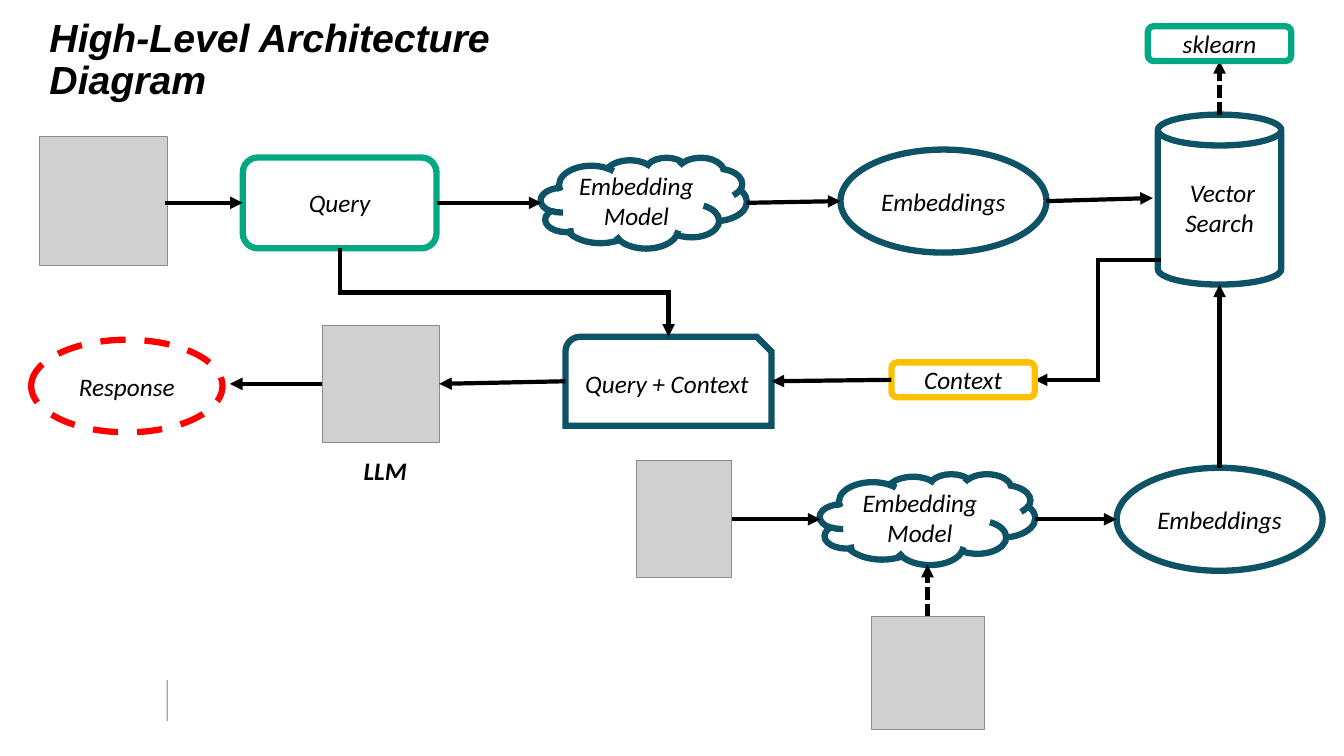
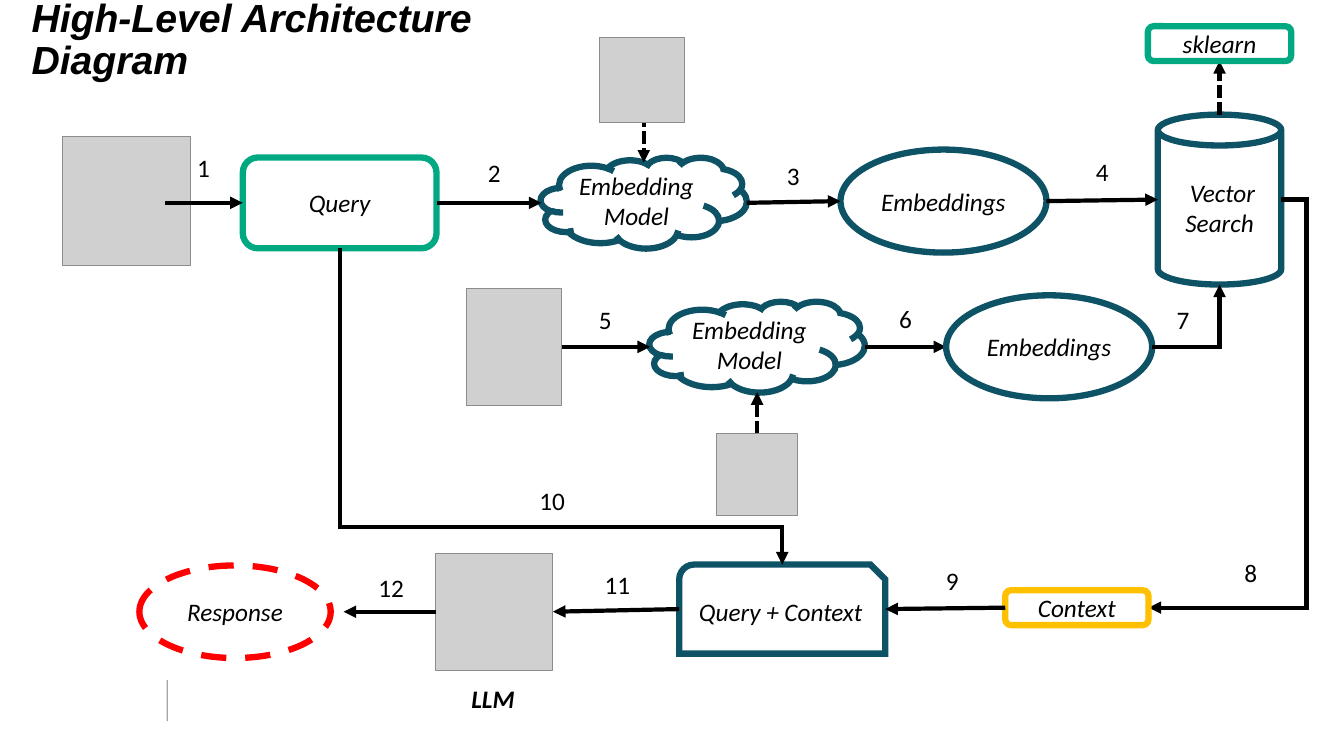
Before and after one commit to miguelsa12/rag-project, a slide deck: slide 5 of slides/architecture.pptx. Drawn at 1344x756 pixels with LibreOffice and Linux fonts; fonts in the diff are those of the drawing; grey boxes stand for pictures; background and template pictures are left out. Boxes give left, top, right and bottom in pixels: in the first picture for what was removed or moved away, otherwise in the second. Text is boxed around its words. In the diff, an @@ line names an element or a change of style, - is before the commit and + after.

```diff
--- a/slides/architecture.pptx
+++ b/slides/architecture.pptx
@@ title "High-Level Architecture Diagram": place and size @@
-title "High-Level Architecture Diagram" at (49,23,490,102)
+title "High-Level Architecture Diagram" at (32,3,472,82)
@@ picture added at (600,37,685,122) @@
@@ arrow added from (644, 115) to (644, 162), #000000 3 pt dashed @@
@@ picture: place and size @@
-picture at (39,137,168,266)
+picture at (63,137,192,266)
@@ text added at (197,160,210,177), 18 pt, text #000000 @@
+1
@@ text added at (488,165,501,182), 18 pt, text #000000 @@
+2
@@ text added at (787,168,800,185), 18 pt, text #000000 @@
+3
@@ text added at (1096,164,1109,181), 18 pt, text #000000 @@
+4
@@ arrow moved from (1047, 202) - (1153, 198) to (1047, 202) - (1158, 200) @@
@@ elbow arrow moved from (1162, 260) - (1035, 380) to (1281, 200) - (1149, 608) @@
@@ elbow arrow moved from (340, 248) - (668, 337) to (340, 248) - (782, 565) @@
@@ 1 picture, 1 cloud, 1 ellipse: place and size @@
-1 picture, 1 cloud, 1 ellipse at (636,461,1323,578)
+1 picture, 1 cloud, 1 ellipse at (466,288,1152,405)
@@ elbow arrow added from (1152, 347) to (1220, 284), #000000 3 pt @@
@@ arrow removed from (1220, 468) to (1220, 284) @@
@@ text added at (599,312,612,329), 18 pt, text #000000 @@
+5
@@ text added at (899,311,912,329), 18 pt, text #000000 @@
+6
@@ text added at (1177,312,1190,329), 18 pt, text #000000 @@
+7
@@ arrow moved from (732, 519) - (821, 519) to (562, 347) - (650, 347) @@
@@ arrow moved from (1035, 519) - (1117, 519) to (865, 347) - (947, 347) @@
@@ arrow moved from (928, 617) - (928, 565) to (757, 434) - (757, 392) @@
@@ picture: place and size @@
-picture at (871,617,984,730)
+picture at (717,434,799,515)
@@ ellipse "Response": place and size @@
-ellipse "Response" at (31,340,223,433)
+ellipse "Response" at (139,566,331,658)
@@ group added at (378,493,1257,597): 5 texts @@
+8
+9
+10
+11
+12
@@ 3 arrows, 1 picture, 1 rounded rectangle, 1 snip round rect: place and size @@
-3 arrows, 1 picture, 1 rounded rectangle, 1 snip round rect at (230,326,1034,443)
+3 arrows, 1 picture, 1 rounded rectangle, 1 snip round rect at (344,554,1148,670)
@@ text "LLM": place and size @@
-text "LLM" at (364,463,407,480)
+text "LLM" at (471,691,514,708)
```
Also in this commit, not shown: 2 other slides changed, 2 slides added, 10 other files.
